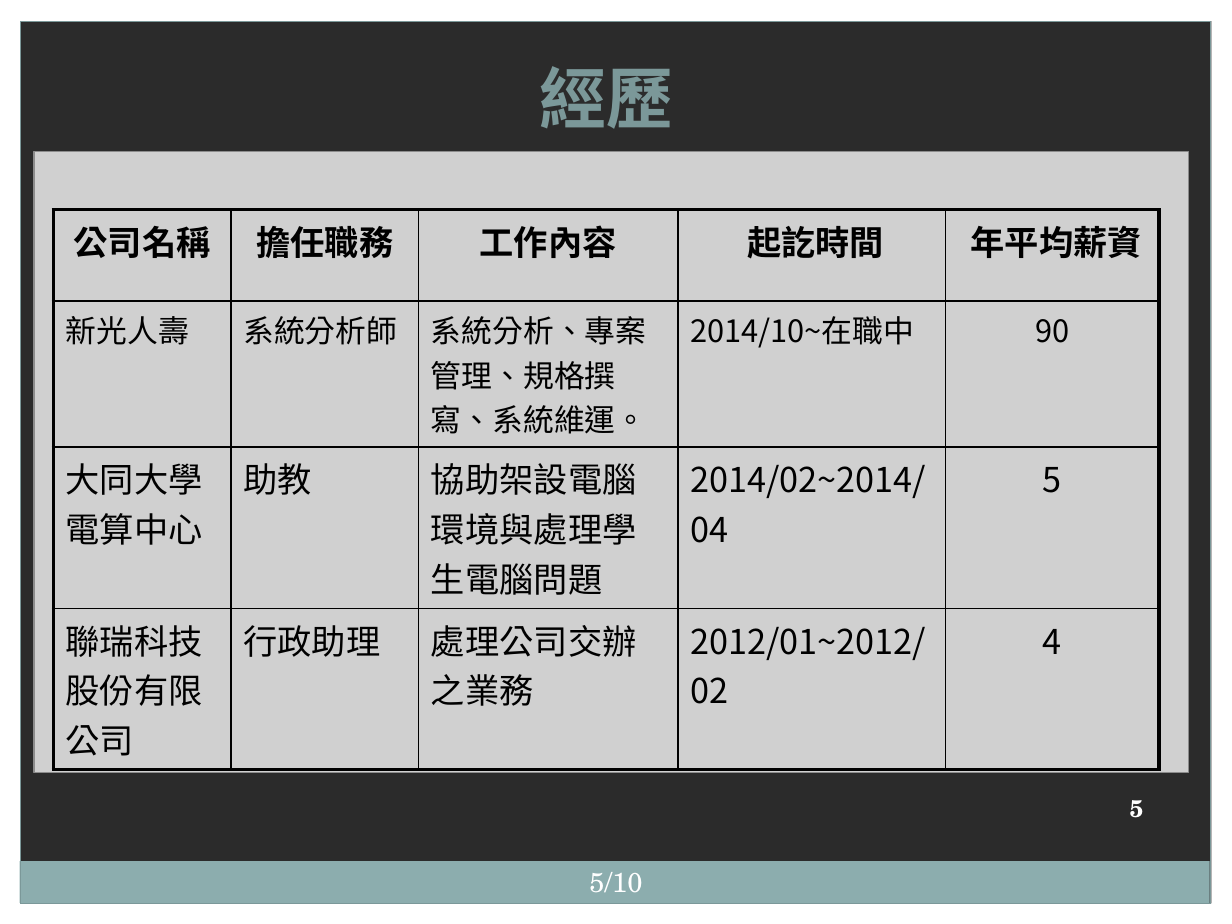
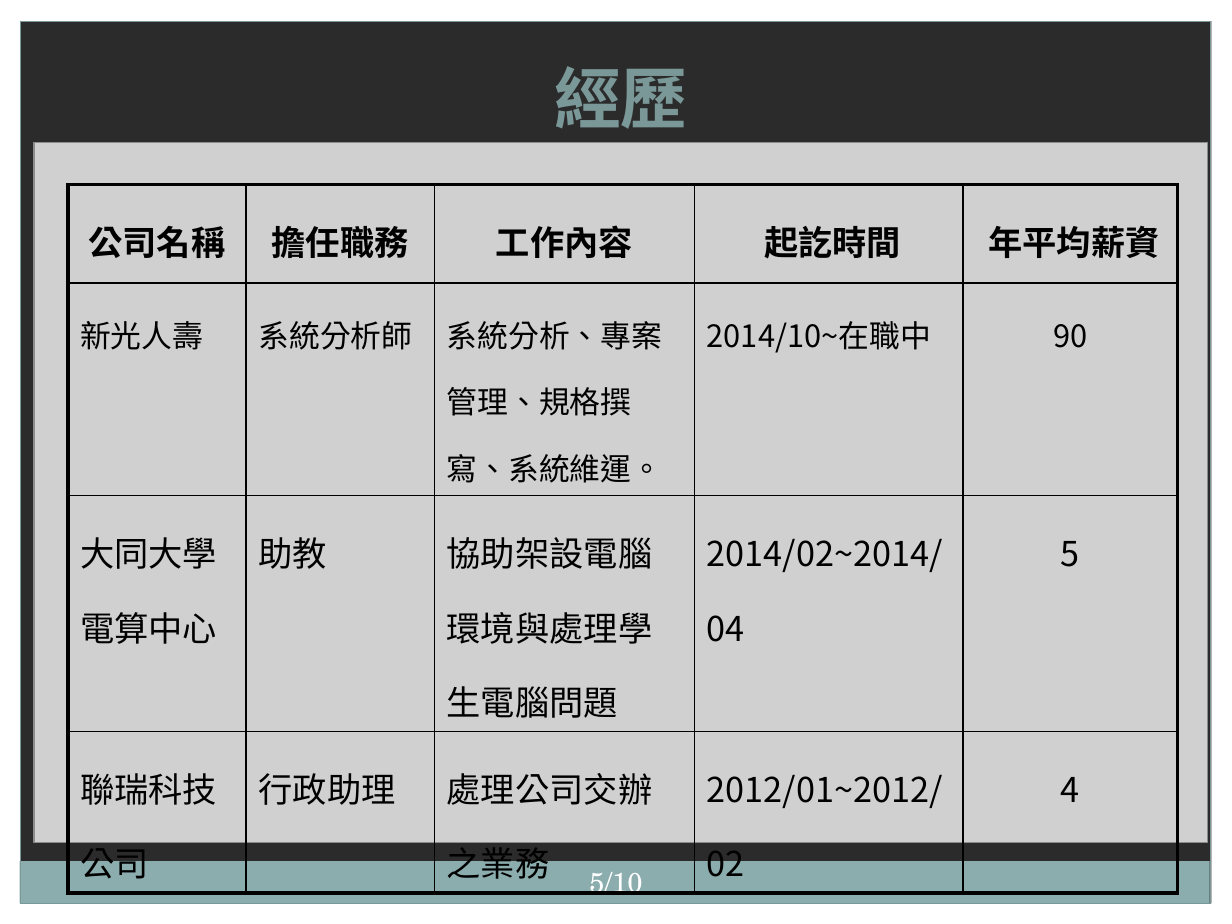
Before and after one commit to hrne/FINAL_REPORT, a slide deck: slide 5 of twu/面試/數據通信分公司_附件CHK-01簡報_1100427_涂宇欣.pptx. Drawn at 1232x924 pixels with LibreOffice and Linux fonts; fonts in the diff are those of the drawing; grey boxes stand for pictures; background and template pictures are left out; a plain dark background stands for a picture behind light text. Boxes give left, top, right and bottom in pixels: in the first picture for what was removed or moved away, otherwise in the second. Text is boxed around its words. In the diff, an @@ line names an element or a change of style, - is before the commit and + after.

```diff
--- a/twu/面試/數據通信分公司_附件CHK-01簡報_1100427_涂宇欣.pptx
+++ b/twu/面試/數據通信分公司_附件CHK-01簡報_1100427_涂宇欣.pptx
@@ title "經歷": place and size @@
-title "經歷" at [540, 66, 673, 129]
+title "經歷" at [554, 66, 687, 129]
@@ picture: place and size @@
-picture at [34, 152, 1189, 772]
+picture at [34, 143, 1209, 843]
@@ table at [68, 185, 1178, 890] @@
-row 4, column 1: 聯瑞科技股份有限公司
+row 4, column 1: 聯瑞科技公司
@@ line spacing 1 to 1.5 @@
@@ table: place and size @@
-table at [53, 209, 1157, 760]
+table at [68, 185, 1178, 890]
```
Also in this commit, not shown: 8 other slides changed, 1 slide added, 3 other files.
